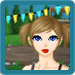
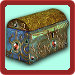
Layer changes from the first 75x75 image to the second:
hid "Layer 13" over [16, 15, 75, 71]
hid "Layer 14" over [2, 2, 74, 72]
hid "Layer 12" over [2, 4, 74, 71]
hid "Layer 11" over [35, 41, 52, 66]
hid "Layer 10" over [0, 0, 75, 75]
hid "Layer 9" over [46, 27, 68, 42]
hid "Layer 8" over [4, 0, 75, 75]
painted on "Layer 6" over [0, 7, 75, 68]
painted on "Layer 7" over [0, 48, 45, 54]
hid "Layer 3" over [0, 25, 75, 75]
hid "Layer 5" over [0, 0, 75, 75]
